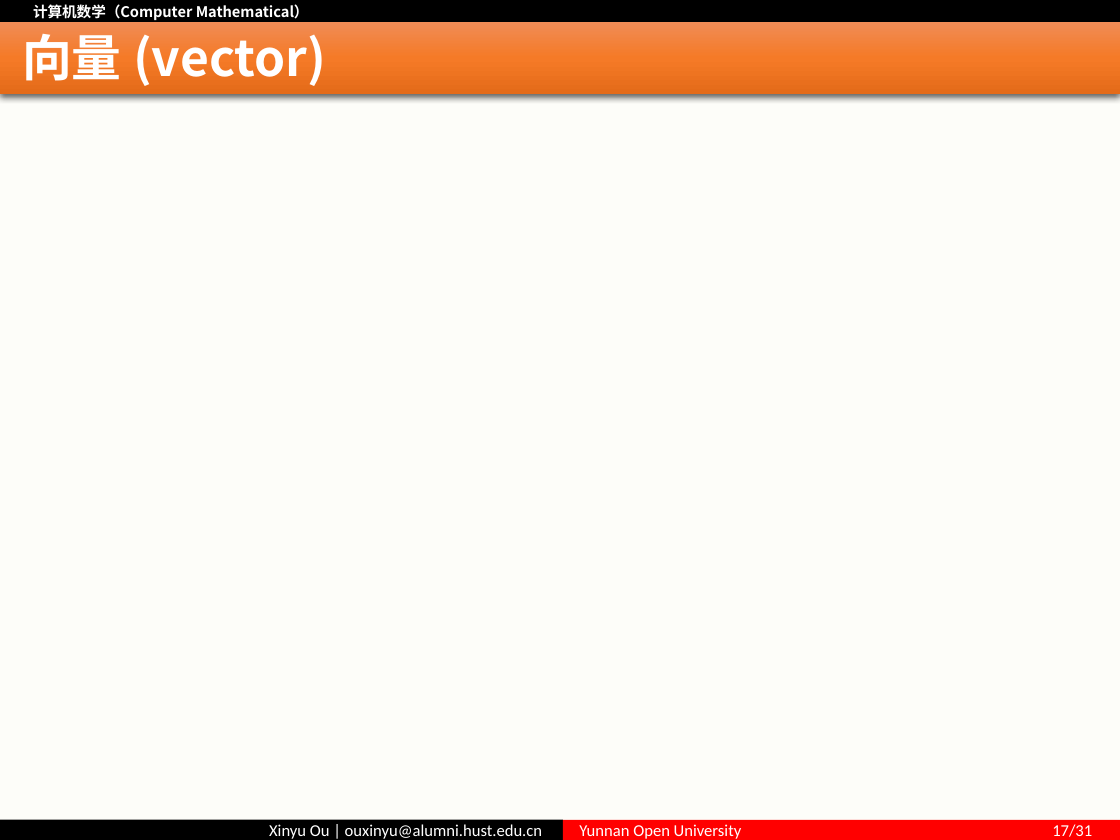
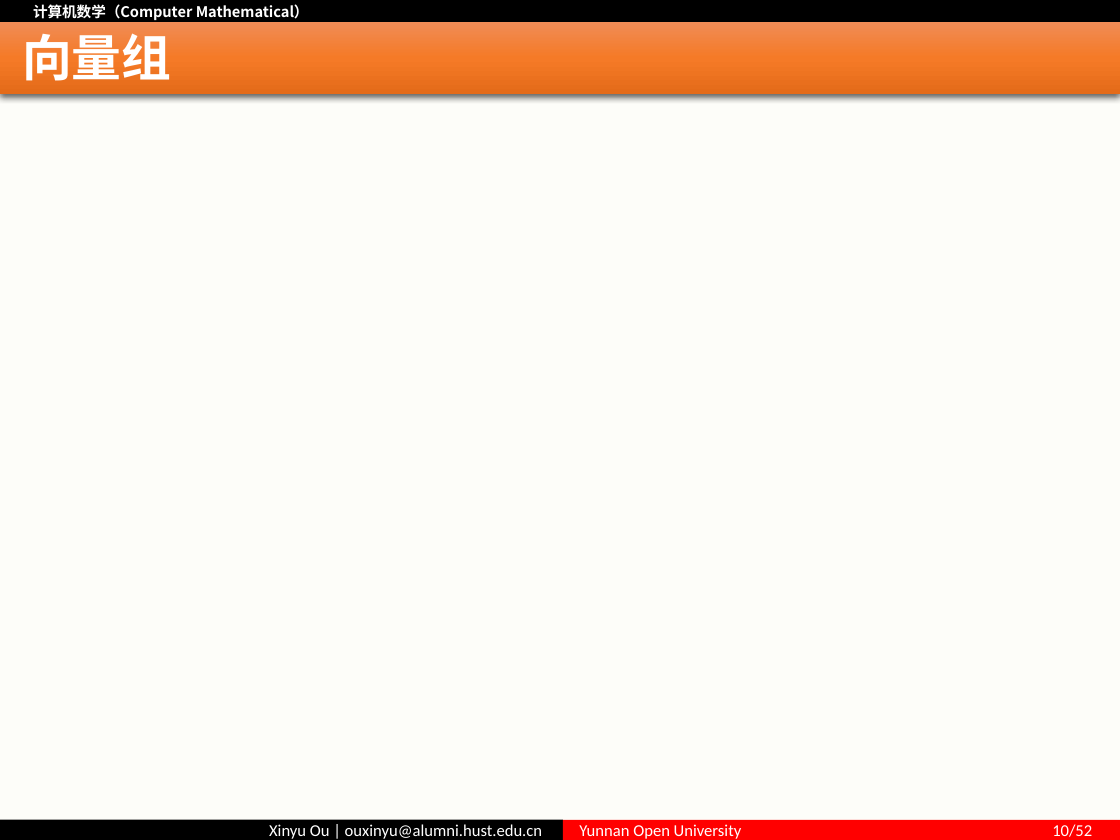
Before and after one commit to ouxinyu/Teaching, a slide deck: slide 10 of ComputerMath/PPT/第03讲 基底与坐标.pptx (slide 17 before the commit). Drawn at 1120x840 pixels with LibreOffice and Linux fonts; fonts in the diff are those of the drawing; grey boxes stand for pictures. Boxes give left, top, right and bottom in pixels: in the first picture for what was removed or moved away, otherwise in the second. Text is boxed around its words. In the diff, an @@ line names an element or a change of style, - is before the commit and + after.

```diff
--- a/ComputerMath/PPT/第03讲 基底与坐标.pptx
+++ b/ComputerMath/PPT/第03讲 基底与坐标.pptx
@@ title at bbox=[22, 33, 171, 89]: text changed @@
-向量 (vector)
+向量组
@@ text in rectangle at bbox=[579, 824, 1092, 839]: text changed @@
-Yunnan Open University 17/31
+Yunnan Open University 10/52
```
Also in this commit, not shown: 5 other slides changed, 45 slides added, 32 slides removed, 4 other files.
